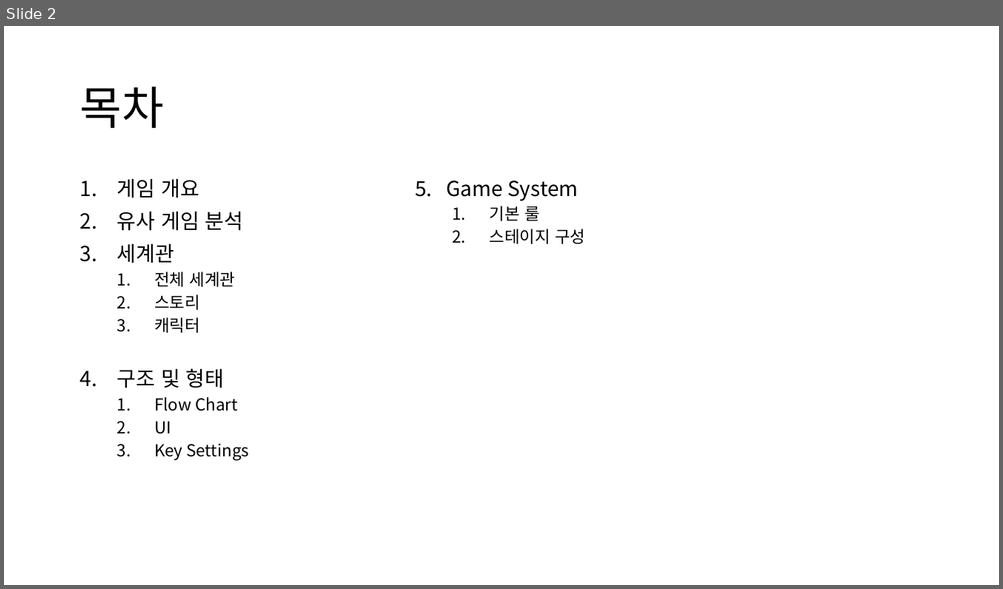
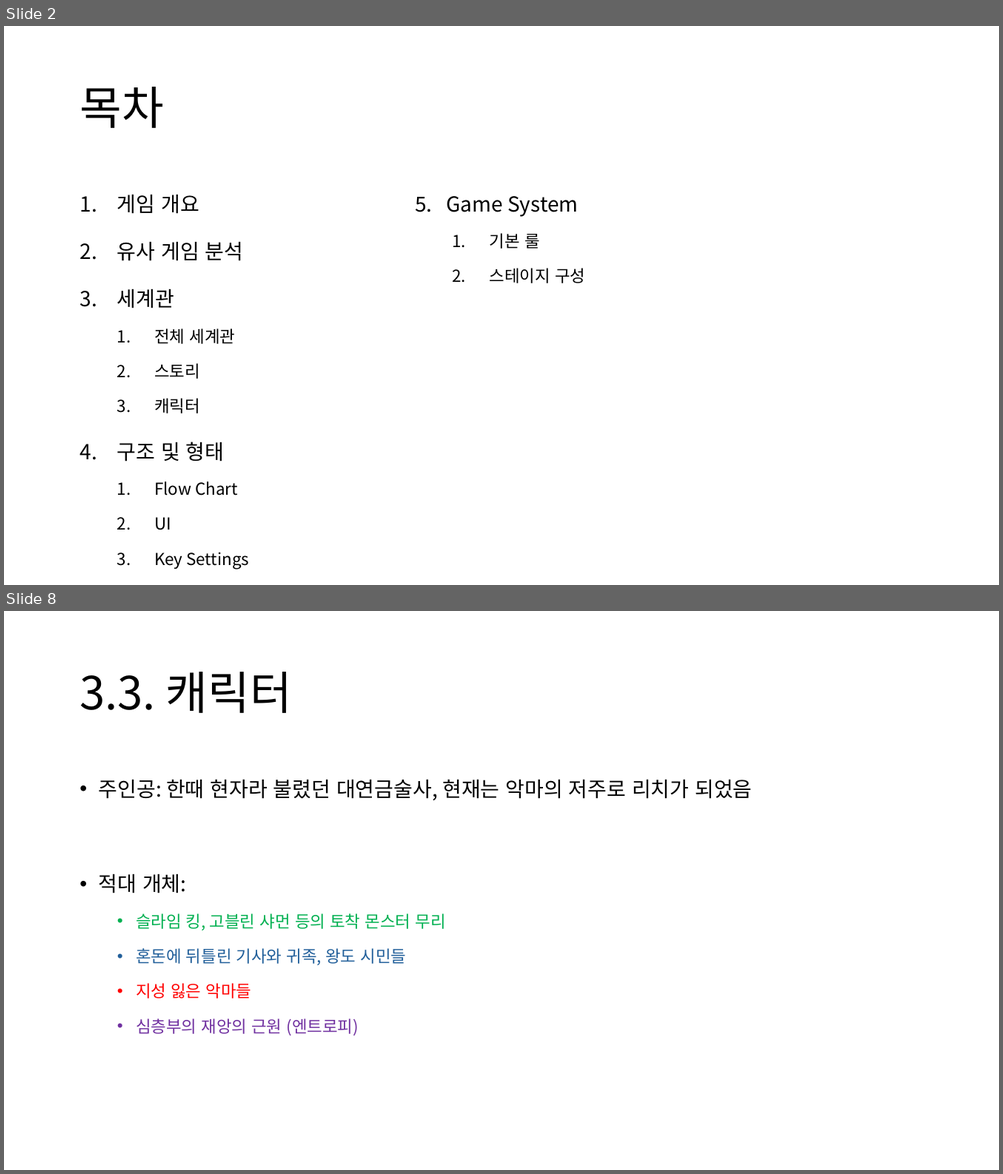
Before and after one commit to CrograNM/Project_Entropy, a slide deck: _문서/_Project Entropy 기획문서.pptx. Shown one above the other, each under a label of ours: slide 2 before the commit, slides 2 and 8 after it; the slides between them are not shown. The pictures are 1003x589 and 1003x1174 pixels, drawn with LibreOffice and Linux fonts; fonts in the diff are those of the drawing. Boxes give left, top, right and bottom in pixels: in the first picture for what was removed or moved away, otherwise in the second. Text is boxed around its words. In the diff, an @@ line names an element or a change of style, - is before the commit and + after.

Commit message:
#기획 : 개요, 유사 게임, 세계관

```diff
--- a/_문서/_Project Entropy 기획문서.pptx
+++ b/_문서/_Project Entropy 기획문서.pptx
@@ slide 8 added at (4, 611, 999, 1170), background #FFFFFF @@
@@ title added at (79, 672, 292, 713), 44 pt, text #000000 @@
+3.3. 캐릭터
@@ text added at (99, 779, 751, 1037), 16 pt, text #000000 @@
+• 주인공: 한때 현자라 불렸던 대연금술사, 현재는 악마의 저주로 리치가 되었음
+• 적대 개체:
+  • 슬라임 킹, 고블린 샤먼 등의 토착 몬스터 무리
+  • 혼돈에 뒤틀린 기사와 귀족, 왕도 시민들
+  • 지성 잃은 악마들
+  • 심층부의 재앙의 근원 (엔트로피)
@@ slide 2 changed as well @@
@@ text "게임 개요" at (117, 194, 250, 569): line spacing 0.9 to 1.5 @@
@@ text "5. Game System" at (415, 196, 585, 284): line spacing 0.9 to 1.5 @@
```
Also in this commit, not shown: 1 other slide changed, 7 other slides added.
